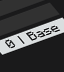
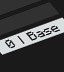
Comparing the layer stacks of the two 64x72 images. Changes:
renamed "矩形 141" to "矩形 1411", painted on it over [0, 0, 60, 36]